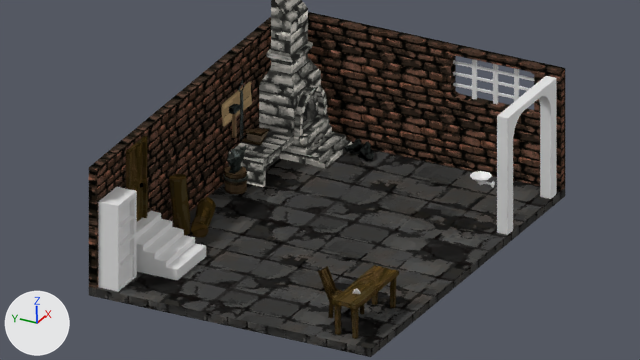
What one commit did to the Blender file graphics/Levels/Level-1.blend.
The view is the same before and after, from the file's camera 'Camera'. The lights are fixed; the arrows at lower left show +X, +Y and +Z. The older version comes first.

Objects in the first picture: 'Anvil_Log', 'Arc-To-Room', 'Bookshelf_Thin', 'Door-Frame', 'Isometric-View', 'Isometric-View.001', 'Staircase', 'Table', 'WallTorch', 'Window', 'Wood', 'Wood.001', 'furnace' and 10 more.
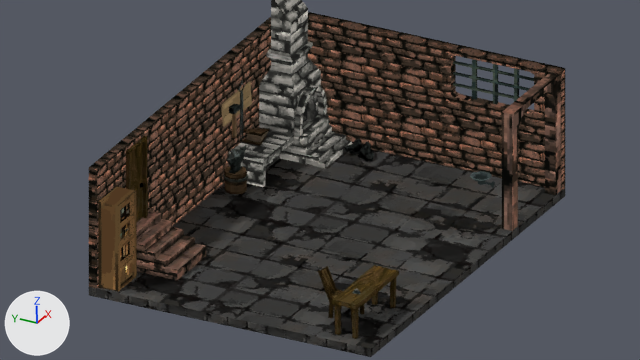
Pixel boxes [x1, y1, x2, y2] of what changed, in the pictures (640 x 360 px):
'Isometric-View', surface changed
    both: [89, 13, 565, 288]
'Arc-To-Room', recoloured, moved
    before: [497, 76, 556, 235]
    after: [502, 72, 561, 231]
'Bookshelf_Thin', recoloured (white to brown)
    both: [98, 187, 137, 292]
'Staircase', recoloured (white to brown)
    both: [137, 211, 206, 280]
'Window', recoloured (white to black)
    both: [453, 59, 534, 104]
'Wood.001', hidden
    before: [169, 174, 190, 235]
'Wood', hidden
    before: [191, 197, 216, 238]
'WallTorch', recoloured (white to black)
    both: [470, 171, 495, 188]

Edits to the bpy script that builds the scene:
```text
Change mat_brick_wall:
    remove # nodes: BsdfPrincipled, Bump, OutputMaterial, TexImage x2, ValToRGB
    remove # colours: black #000000, white #ffffff
    remove # uses the picture img_wallttext1bw_png
    nodes: OutputMaterial, TexImage
Add mat_material_002:
    mat_material_002 = bpy.data.materials.new('Material.002')
    mat_material_002.use_nodes = True; mat_material_002.node_tree.nodes.clear()
    _N = mat_material_002.node_tree.nodes; _L = mat_material_002.node_tree.links
    n0 = _N.new('ShaderNodeOutputMaterial'); n0.name = 'Material Output'
    n1 = _N.new('ShaderNodeTexImage'); n1.name = 'Image Texture.001'
    n1.image = img_stairs_text_001
    n1.interpolation = 'Closest'
    _L.new(n1.outputs[0], n0.inputs[0])  # 'Color' to 'Surface'
Add mat_arc_to_room_text:
    mat_arc_to_room_text = bpy.data.materials.new('Arc_To_Room_Text')
    mat_arc_to_room_text.use_nodes = True; mat_arc_to_room_text.node_tree.nodes.clear()
    _N = mat_arc_to_room_text.node_tree.nodes; _L = mat_arc_to_room_text.node_tree.links
    n0 = _N.new('ShaderNodeOutputMaterial'); n0.name = 'Material Output'
    n1 = _N.new('ShaderNodeTexImage'); n1.name = 'Image Texture'
    n1.image = img_walltextred2_png
    _L.new(n1.outputs[0], n0.inputs[0])  # 'Color' to 'Surface'
Add mat_wall_torch:
    mat_wall_torch = bpy.data.materials.new('Wall_Torch')
    mat_wall_torch.use_nodes = True; mat_wall_torch.node_tree.nodes.clear()
    _N = mat_wall_torch.node_tree.nodes; _L = mat_wall_torch.node_tree.links
    n0 = _N.new('ShaderNodeOutputMaterial'); n0.name = 'Material Output'
    n1 = _N.new('ShaderNodeTexImage'); n1.name = 'Image Texture'
    n1.image = img_wall_torch_text
    n1.interpolation = 'Closest'
    _L.new(n1.outputs[0], n0.inputs[0])  # 'Color' to 'Surface'
Add mat_iron_bar_texture:
    mat_iron_bar_texture = bpy.data.materials.new('Iron_Bar_Texture')
    mat_iron_bar_texture.use_nodes = True; mat_iron_bar_texture.node_tree.nodes.clear()
    _N = mat_iron_bar_texture.node_tree.nodes; _L = mat_iron_bar_texture.node_tree.links
    n0 = _N.new('ShaderNodeOutputMaterial'); n0.name = 'Material Output'
    n1 = _N.new('ShaderNodeTexImage'); n1.name = 'Image Texture'
    n1.image = img_iron_bar_texture
    n1.interpolation = 'Closest'
    _L.new(n1.outputs[0], n0.inputs[0])  # 'Color' to 'Surface'
Add mat_material_003:
    mat_material_003 = bpy.data.materials.new('Material.003')
    mat_material_003.use_nodes = True; mat_material_003.node_tree.nodes.clear()
    _N = mat_material_003.node_tree.nodes; _L = mat_material_003.node_tree.links
    n0 = _N.new('ShaderNodeOutputMaterial'); n0.name = 'Material Output'
    n1 = _N.new('ShaderNodeTexImage'); n1.name = 'Image Texture'
    n1.image = img_bookshelftext_png
    n1.interpolation = 'Closest'
    _L.new(n1.outputs[0], n0.inputs[0])  # 'Color' to 'Surface'
Change me_cube_012:
    where me_cube_012.from_pydata(...)  # 156 vertices, 150 faces; spans x 0.69..1.56, y -0.25..0.27, z 0.02..2.11
    add me_cube_012.materials.append(mat_material_003)
Change me_plane_002:
    where me_plane_002.from_pydata(...)  # 120 vertices, 126 faces; spans x -1.0..1.0, y -1.0..1.0, z -0.06..0.0
    add me_plane_002.materials.append(mat_iron_bar_texture)
Change me_cube_002:
    where me_cube_002.from_pydata(...)  # 120 vertices, 116 faces; spans x -4.5..4.5, y -5.9..4.5, z -24.1..9.7
    add me_cube_002.materials.append(mat_wall_torch)
Change me_cube_011:
    where me_cube_011.from_pydata(...)  # 136 vertices, 134 faces; spans x -0.05..0.32, y -1.27..2.07, z -1.0..3.08
    add me_cube_011.materials.append(mat_arc_to_room_text)
Change me_cube_016:
    where me_cube_016.from_pydata(...)  # 52 vertices, 50 faces; spans x -1.0..1.0, y -1.0..9.0, z -5.0..1.0
    add me_cube_016.materials.append(mat_material_002)
Change ob_arc_to_room:
    ob_arc_to_room.location: (9.81, -9.09, 0.94) -> (10.13, -9.09, 0.94)
Change ob_wood:
    add ob_wood.hide_set(True)
Change ob_wood_001:
    add ob_wood_001.hide_set(True)
```
